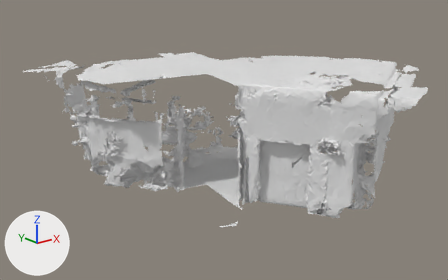
One commit to the OBJ model src/unity/unity-vision-demo/Assets/HoloToolkit/SpatialMapping/Tests/Support/SRMesh.obj: the scene before it, then after it.
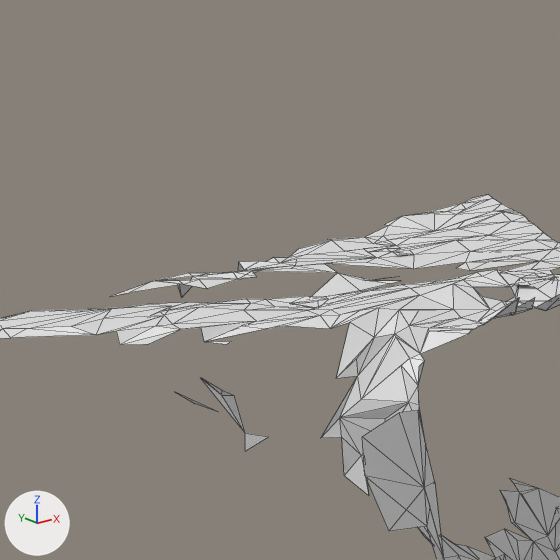
The first picture shows the older version from a 50 mm camera at (-10.55, -9.44, 4.47) aimed at (-1.45, 1.93, -0.08). The close-ups show both versions on the part from 6% to 17% of the width and 15% to 32% of the height of that picture; other places that the commit changed are outside them. Arrows for +X, +Y and +Z are at lower left; the lights stay in place. The close-ups show mesh edges as thin lines. Where no turn or scale is listed for an object, it has been applied to the vertices. Vertices at the same position are counted once.
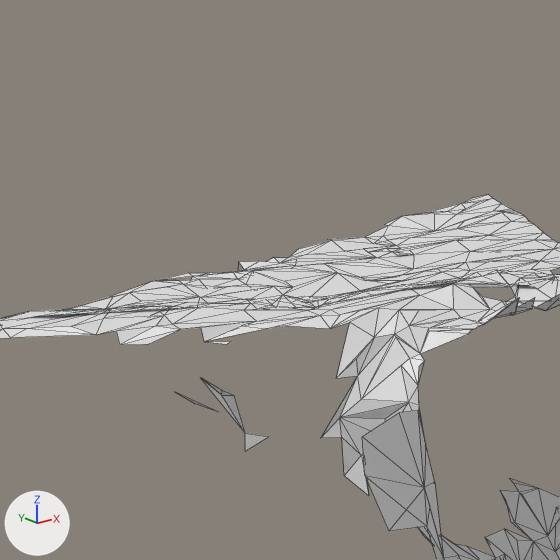
Changed parts and their boxes [x1, y1, x2, y2] in the close-ups (560 x 560 px):
```json
{"object": "Object.17", "change": "reshaped", "before": [112, 194, 560, 297], "after": [40, 194, 560, 316]}
{"part": 1, "of": "me_object_17", "change": "added", "after": [40, 261, 538, 316]}
```

Edits to the scene script, one JSON object a line:
```json
{"block": "me_object_17", "where": "# used by ob_object_17; location = (0.0, 0.0, 0.0)"}
{"op": "remove", "block": "me_object_17", "code": "me_object_17.from_pydata(...)  # 139 vertices, 191 faces; spans x -4.743..-3.601, y 4.692..5.799, z 1.555..1.622"}
{"op": "add", "block": "me_object_17", "code": "me_object_17.from_pydata(...)  # 199 vertices, 302 faces; spans x -5.064..-3.601, y 4.692..5.799, z 1.034..1.629"}
{"block": "me_object_17", "change": "me_object_17 part 1"}
{"block": "me_object_17", "change": "47 vertices are added at x -5.064..-4.076, y 4.761..5.136, z 1.597..1.626"}
{"block": "me_object_17", "change": "5 new vertices lie (0.039, -0.008, 0.005) away from vertices in x -5.064..-4.326, y 4.792..5.027, z 1.606..1.624"}
{"block": "me_object_17", "change": "106 new faces join them"}
```
